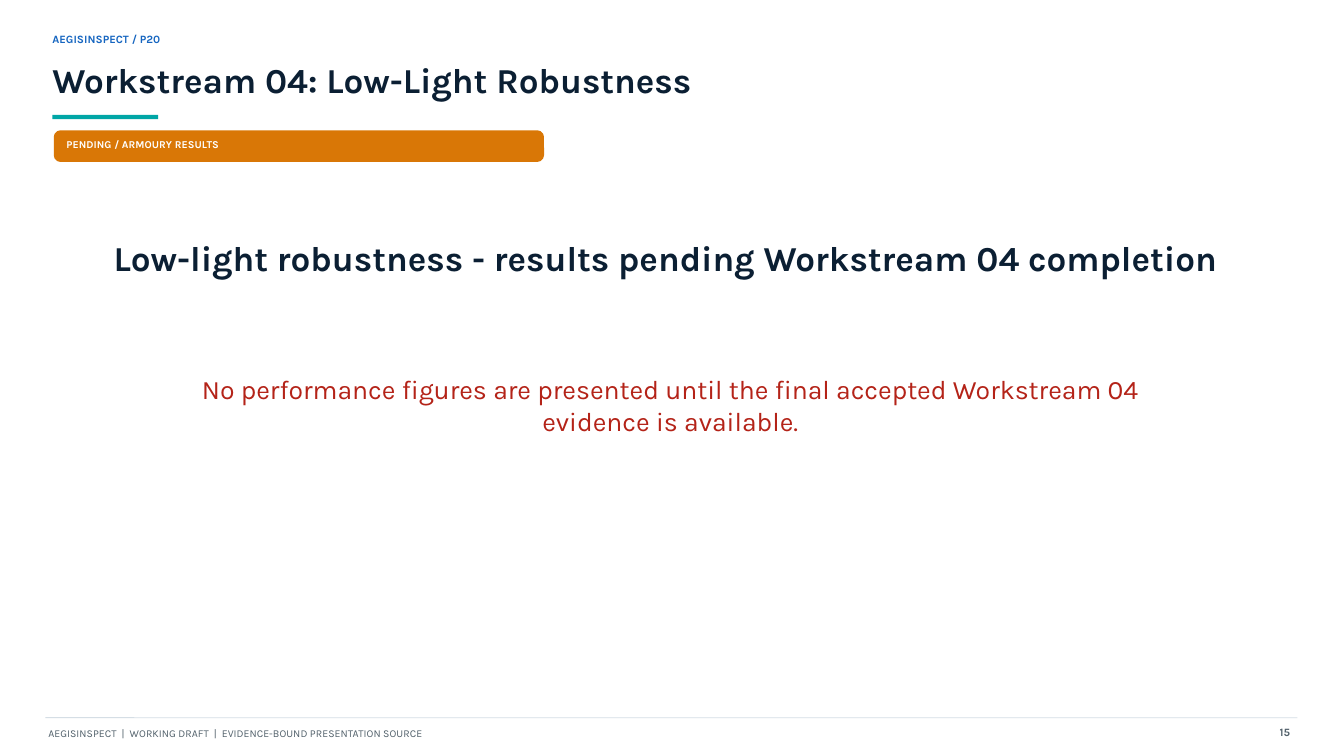
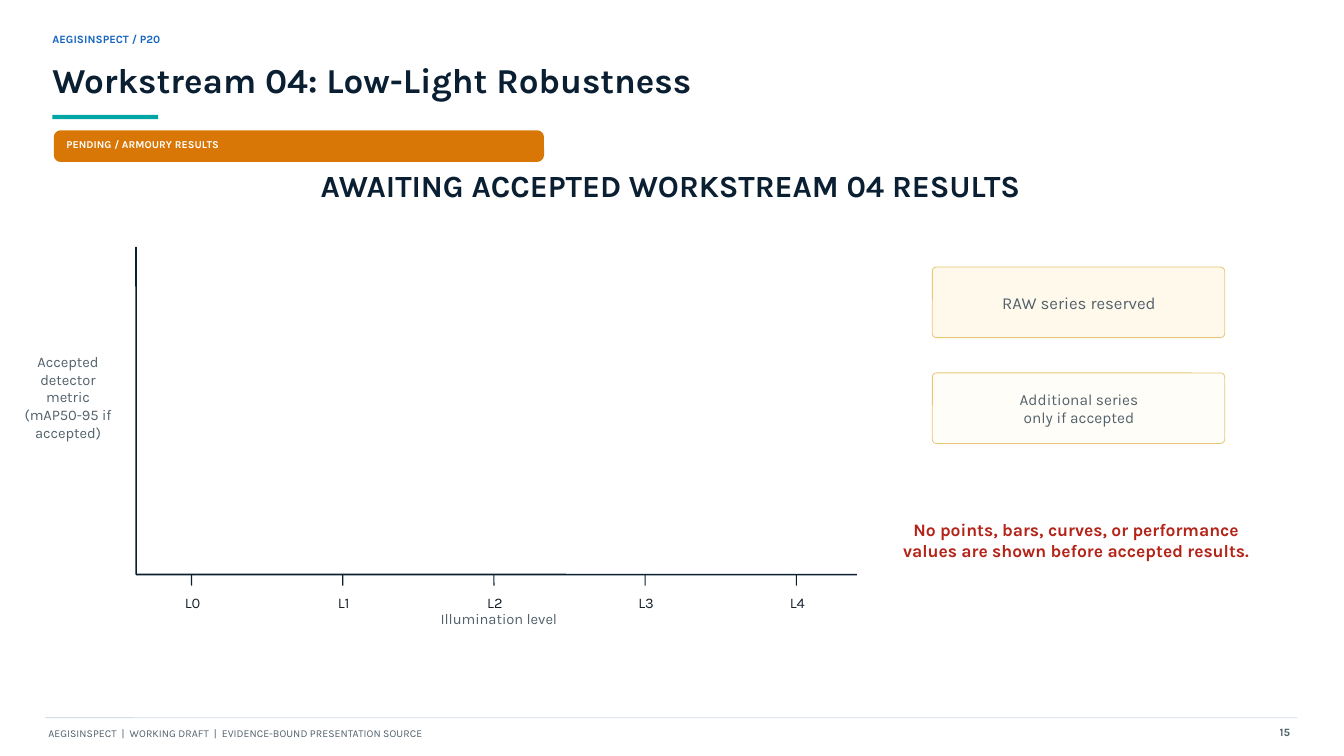
Before and after one commit to AritraAcherjee/autonomous-drone-infrastructure-inspection, a slide deck: slide 15 of outputs/presentation/AegisInspect_P20_working_draft.pptx. Drawn at 1344x756 pixels with LibreOffice and Linux fonts; fonts in the diff are those of the drawing. Boxes give left, top, right and bottom in pixels: in the first picture for what was removed or moved away, otherwise in the second. Text is boxed around its words. In the diff, an @@ line names an element or a change of style, - is before the commit and + after.

Commit message:
docs(p20): harden working deck for final evidence

```diff
--- a/outputs/presentation/AegisInspect_P20_working_draft.pptx
+++ b/outputs/presentation/AegisInspect_P20_working_draft.pptx
@@ text added at box(321, 176, 1020, 198), 22 pt, text #0B1F33, bold @@
+AWAITING ACCEPTED WORKSTREAM 04 RESULTS
@@ text removed at box(114, 246, 1217, 280) @@
-Low-light robustness - results pending Workstream 04 completion
@@ line added from (136, 247) to (136, 575), #0B1F33 1.2 pt @@
@@ rounded rectangle added at box(933, 267, 1225, 338), fill #FFF9EC, outline #E8C878 0.6 pt @@
@@ text added at box(1002, 297, 1156, 309), 12 pt, text #52616B @@
+RAW series reserved
@@ text added at box(25, 357, 111, 442), 10.5 pt, text #52616B @@
+Accepted detector metric
+(mAP50-95 if accepted)
@@ text removed at box(202, 380, 1139, 432) @@
-No performance figures are presented until the final accepted Workstream 04 evidence is available.
@@ rounded rectangle added at box(933, 373, 1225, 444), fill #FFFDF7, outline #E8C878 0.6 pt @@
@@ text added at box(1020, 394, 1138, 427), 11 pt, text #52616B @@
+Additional series
+only if accepted
@@ text added at box(903, 523, 1248, 561), 12.5 pt, text #B42318, bold @@
+No points, bars, curves, or performance values are shown before accepted results.
@@ line added from (136, 575) to (857, 575), #0B1F33 1.2 pt @@
@@ text added at box(185, 598, 201, 608), 10.5 pt, text #17212B @@
+L0
@@ line added from (192, 575) to (192, 586), #0B1F33 0.8 pt @@
@@ text added at box(338, 598, 350, 608), 10.5 pt, text #17212B @@
+L1
@@ line added from (343, 575) to (343, 586), #0B1F33 0.8 pt @@
@@ text added at box(487, 598, 502, 608), 10.5 pt, text #17212B @@
+L2
@@ line added from (494, 575) to (494, 586), #0B1F33 0.8 pt @@
@@ text added at box(638, 598, 653, 608), 10.5 pt, text #17212B @@
+L3
@@ line added from (645, 575) to (645, 586), #0B1F33 0.8 pt @@
@@ text added at box(790, 598, 805, 608), 10.5 pt, text #17212B @@
+L4
@@ line added from (797, 575) to (797, 586), #0B1F33 0.8 pt @@
@@ text added at box(441, 614, 558, 624), 10.5 pt, text #52616B @@
+Illumination level
```
Also in this commit, not shown: 5 other slides changed, 3 other files.
